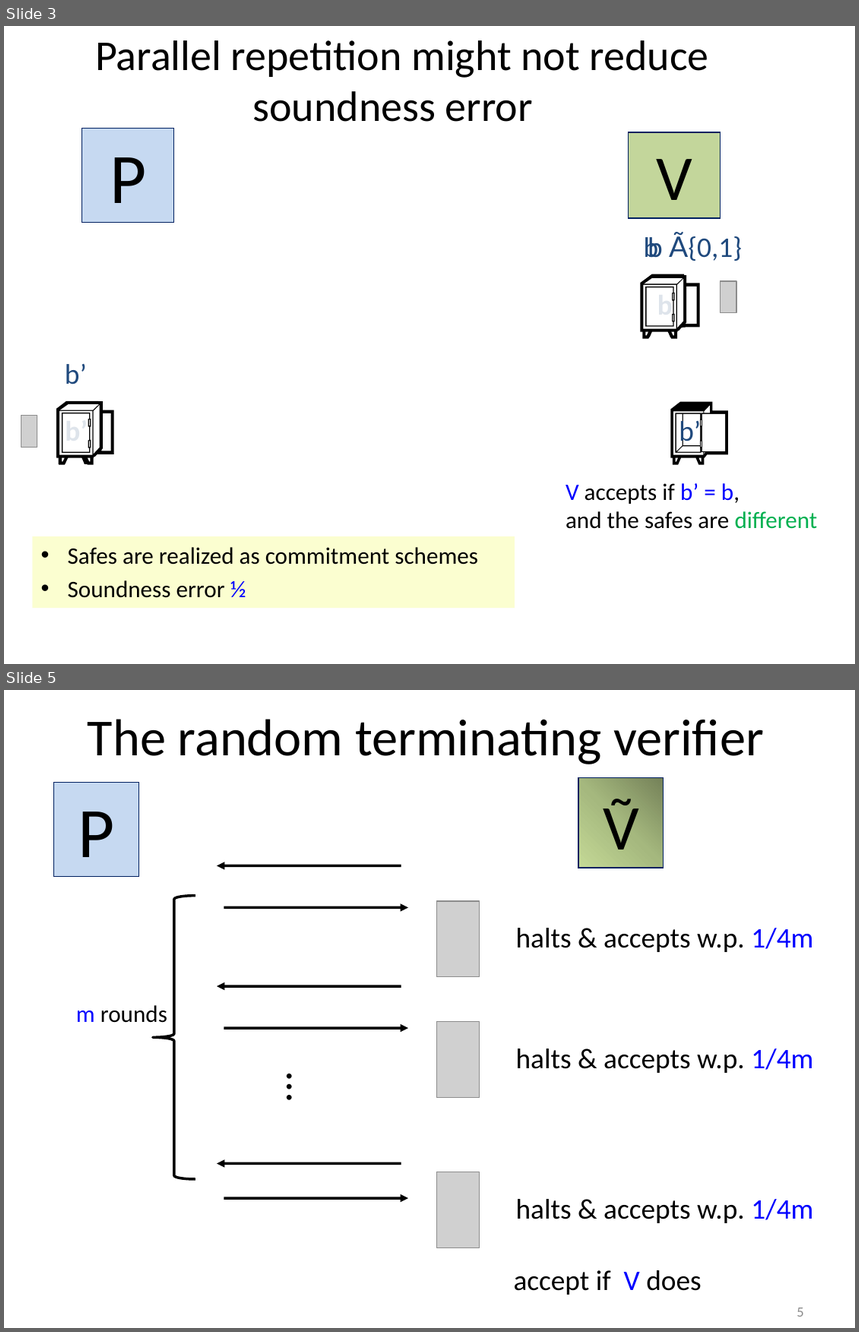
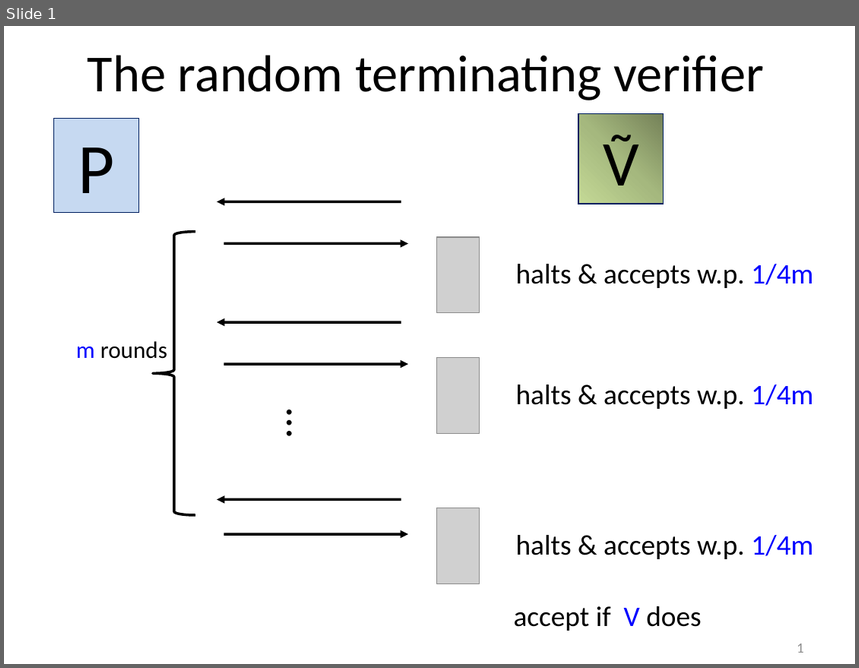
Before and after one commit to iftachh/MyHomepage, a slide deck: Courses/Info/Fall14/Slides/RandomTerminating.ppsx. Shown one above the other, each under a label of ours: slides 3 and 5 before the commit, slide 1 after it; the slides between them are not shown. The pictures are 859x1332 and 859x668 pixels, drawn with LibreOffice and Linux fonts; fonts in the diff are those of the drawing; grey boxes stand for pictures; background and template pictures are left out. Boxes give left, top, right and bottom in pixels: in the first picture for what was removed or moved away, otherwise in the second. Text is boxed around its words. In the diff, an @@ line names an element or a change of style, - is before the commit and + after.

```diff
--- a/Courses/Info/Fall14/Slides/RandomTerminating.ppsx
+++ b/Courses/Info/Fall14/Slides/RandomTerminating.ppsx
@@ slide 3 removed at box(4, 26, 855, 664), background #FFFFFF @@
@@ title removed at box(95, 40, 709, 122) @@
-Parallel repetition might not reduce soundness error
@@ rectangle removed at box(82, 128, 174, 223) @@
-P
@@ rectangle removed at box(628, 132, 720, 218) @@
-V
@@ text removed at box(644, 237, 659, 258) @@
-b
@@ text removed at box(648, 232, 742, 261) @@
-b Ã{0,1}
@@ group removed at box(641, 275, 705, 346): 8 freeform shapes, 3 rectangles, 1 text @@
-b
@@ picture removed at box(721, 281, 737, 313) @@
@@ group removed at box(642, 275, 706, 344): 11 freeform shapes, 4 rectangles @@
@@ text removed at box(65, 364, 87, 385) @@
-b’
@@ picture removed at box(21, 416, 37, 447) @@
@@ group removed at box(56, 401, 120, 473): 8 freeform shapes, 3 rectangles, 1 text @@
-b’
@@ group removed at box(56, 401, 120, 471): 11 freeform shapes, 4 rectangles @@
@@ group removed at box(671, 402, 735, 471): 11 freeform shapes, 4 rectangles, 1 text @@
-b’
@@ text removed at box(566, 484, 818, 529) @@
-V accepts if b’ = b,
-and the safes are different
@@ rectangle removed at box(32, 537, 515, 608) @@
-• Safes are realized as commitment schemes
-• Soundness error ½
@@ what was slide 5 is now slide 1 @@
@@ page number at box(797, 644, 804, 653): text changed @@
-5
+1
```
Also in this commit, not shown: 3 other slides removed, 2 other files.
